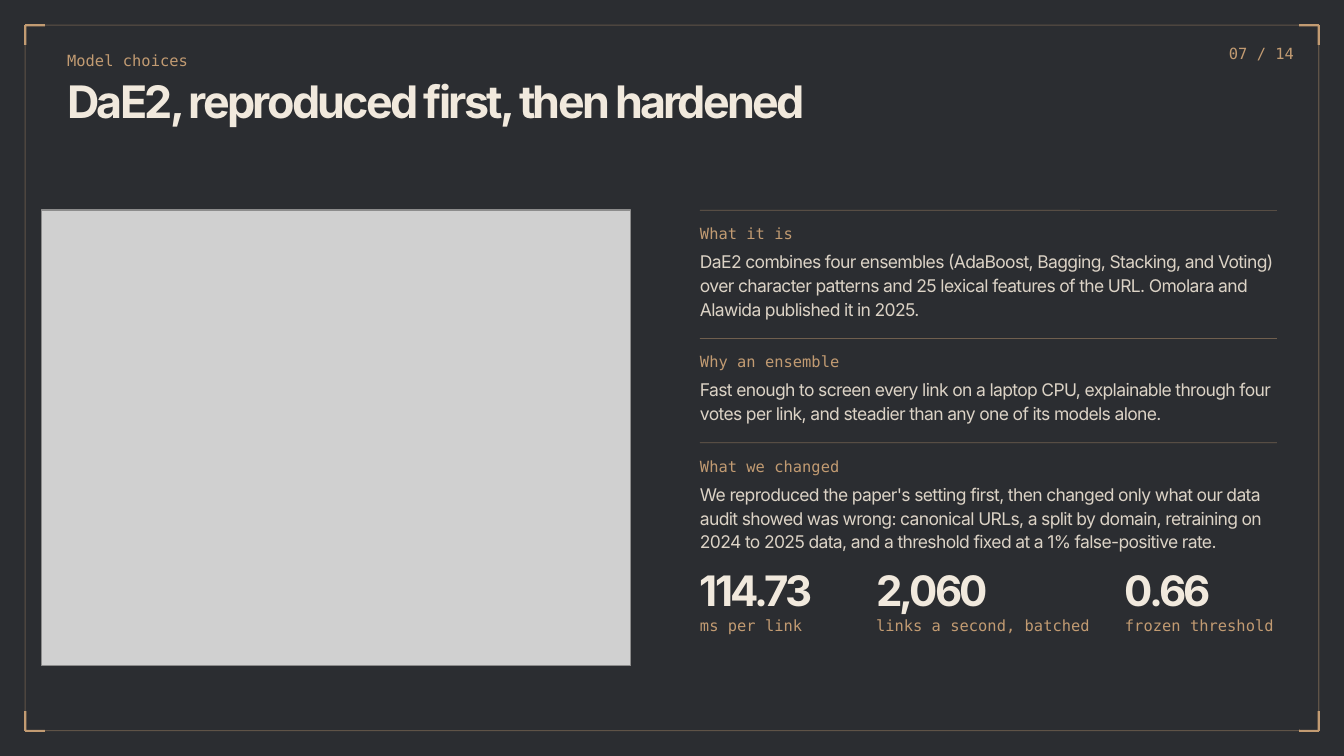
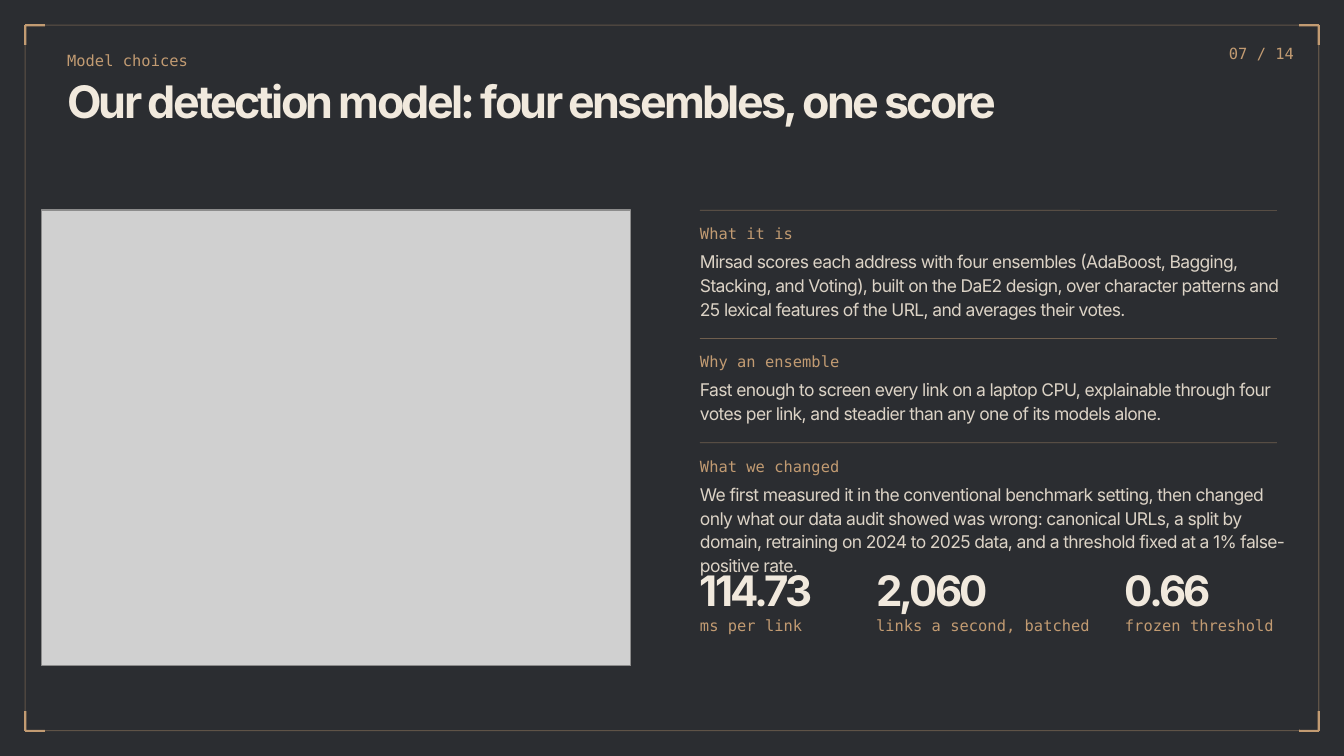
Before and after one commit to muhammet-tm/mirsad, a slide deck: slide 7 of deck/Mirsad_Deck.pptx. Drawn at 1344x756 pixels with LibreOffice and Linux fonts; fonts in the diff are those of the drawing; grey boxes stand for pictures. Boxes give left, top, right and bottom in pixels: in the first picture for what was removed or moved away, otherwise in the second. Text is boxed around its words. In the diff, an @@ line names an element or a change of style, - is before the commit and + after.

```diff
--- a/deck/Mirsad_Deck.pptx
+++ b/deck/Mirsad_Deck.pptx
@@ text at (67, 83, 996, 127): text changed @@
-DaE2, reproduced first, then hardened
+Our detection model: four ensembles, one score
@@ text at (700, 254, 1279, 320): text changed @@
-DaE2 combines four ensembles (AdaBoost, Bagging, Stacking, and Voting)
-over character patterns and 25 lexical features of the URL. Omolara and
-Alawida published it in 2025.
+Mirsad scores each address with four ensembles (AdaBoost, Bagging,
+Stacking, and Voting), built on the DaE2 design, over character patterns and
+25 lexical features of the URL, and averages their votes.
@@ text at (700, 487, 1285, 577): text changed @@
-We reproduced the paper's setting first, then changed only what our data
-audit showed was wrong: canonical URLs, a split by domain, retraining on
-2024 to 2025 data, and a threshold fixed at a 1% false-positive rate.
+We first measured it in the conventional benchmark setting, then changed
+only what our data audit showed was wrong: canonical URLs, a split by
+domain, retraining on 2024 to 2025 data, and a threshold fixed at a 1% false-
+positive rate.
```
Also in this commit, not shown: 3 other slides changed, 27 other files.
